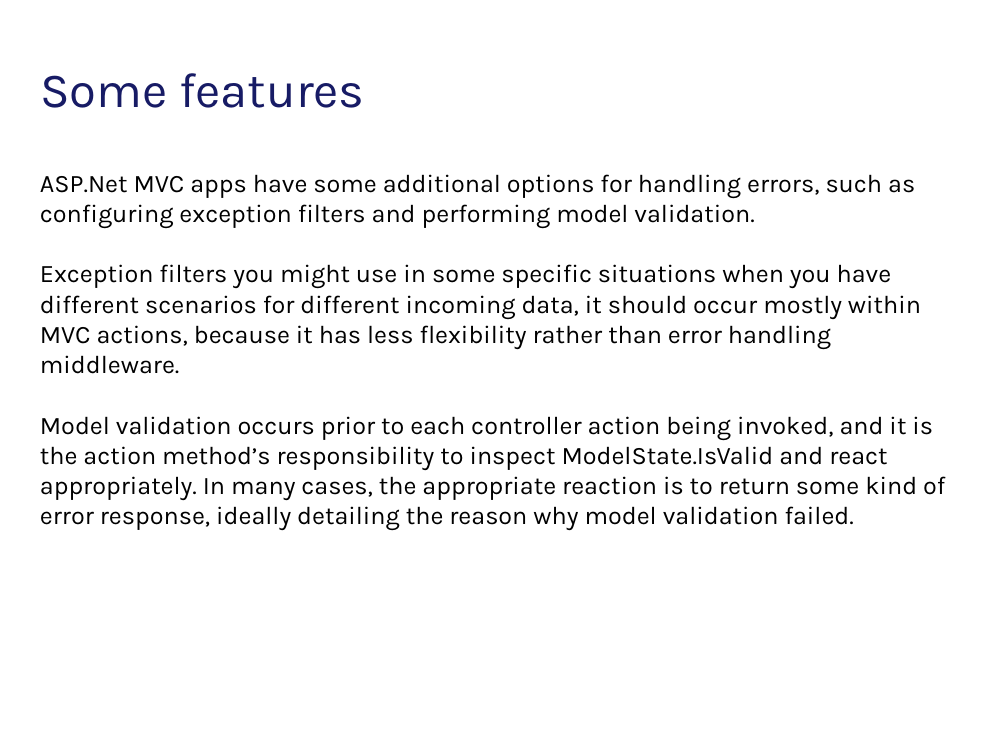
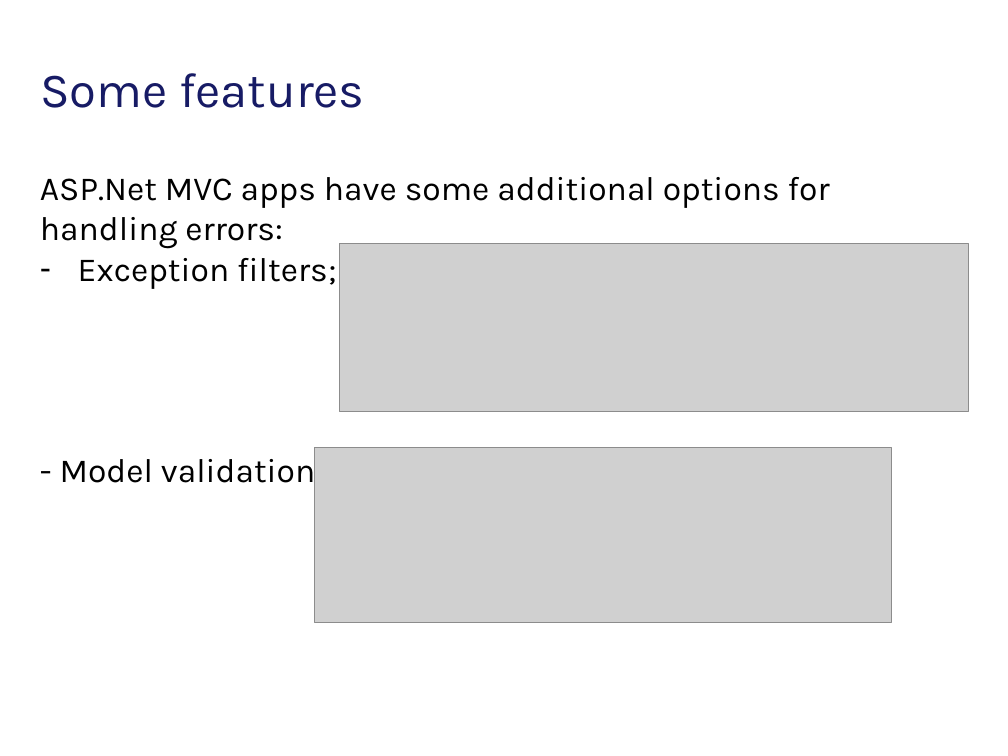
Before and after one commit to tarasiscom/Lv-273, a slide deck: slide 5 of education/Exception_Handling_In_Core_Puhach_Ivan.pptx. Drawn at 1008x756 pixels with LibreOffice and Linux fonts; fonts in the diff are those of the drawing; grey boxes stand for pictures; background and template pictures are left out. Boxes give left, top, right and bottom in pixels: in the first picture for what was removed or moved away, otherwise in the second. Text is boxed around its words. In the diff, an @@ line names an element or a change of style, - is before the commit and + after.

Commit message:
Exception handling presentation edited

```diff
--- a/education/Exception_Handling_In_Core_Puhach_Ivan.pptx
+++ b/education/Exception_Handling_In_Core_Puhach_Ivan.pptx
@@ text at <box>40,177,830,491</box>: text changed; size 18 to 24 pt @@
-ASP.Net MVC apps have some additional options for handling errors, such as configuring exception filters and performing model validation.
-Exception filters you might use in some specific situations when you have different scenarios for different incoming data, it should occur mostly within MVC actions, because it has less flexibility rather than error handling middleware.
-Model validation occurs prior to each controller action being invoked, and it is the action method’s responsibility to inspect ModelState.IsValid and react appropriately. In many cases, the appropriate reaction is to return some kind of error response, ideally detailing the reason why model validation failed.
+ASP.Net MVC apps have some additional options for handling errors:
+– Exception filters;
+- Model validation;
@@ picture added at <box>340,244,969,411</box> @@
@@ picture added at <box>314,448,891,622</box> @@
```
Also in this commit, not shown: 3 other slides changed, 3 slides added, 1 slide removed.
